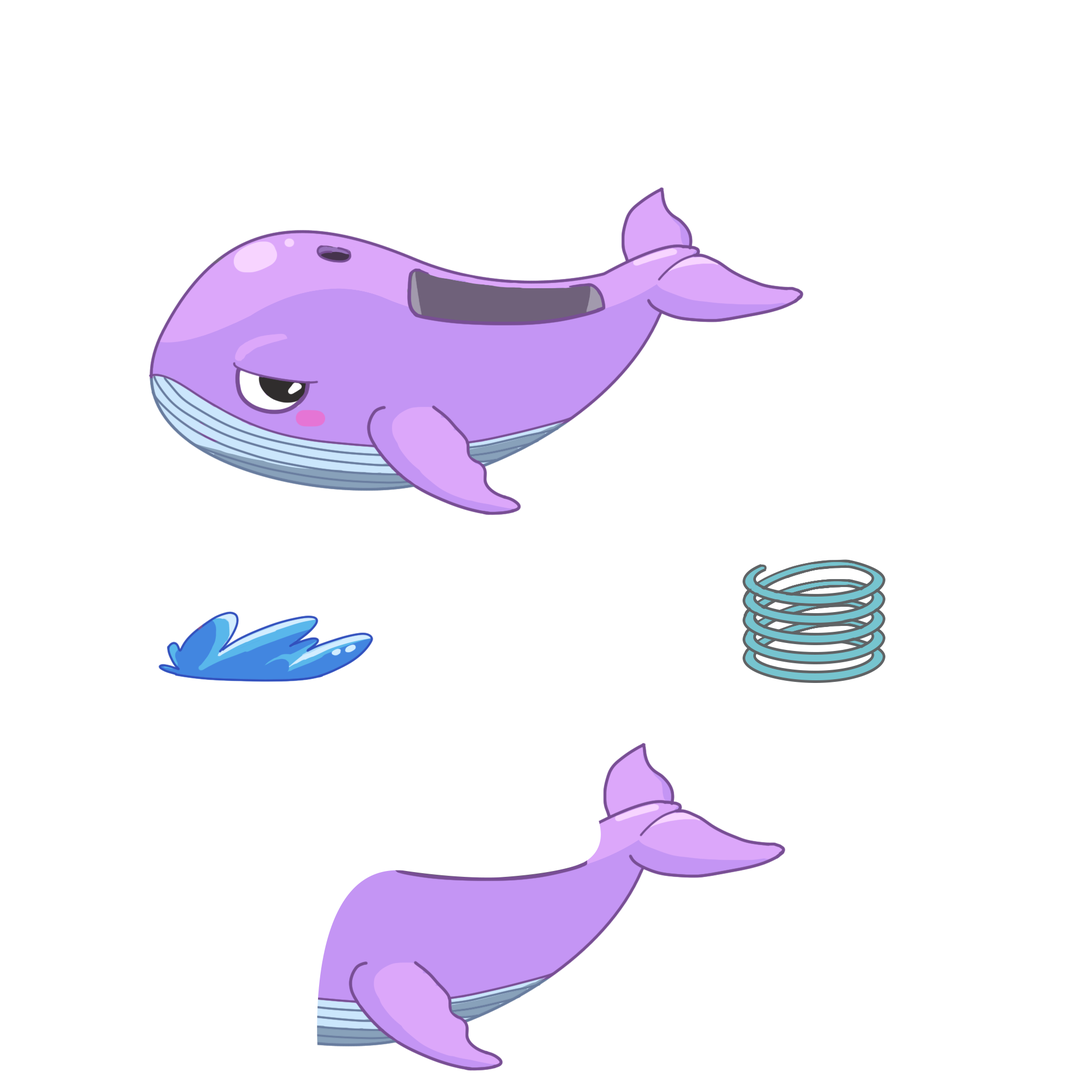
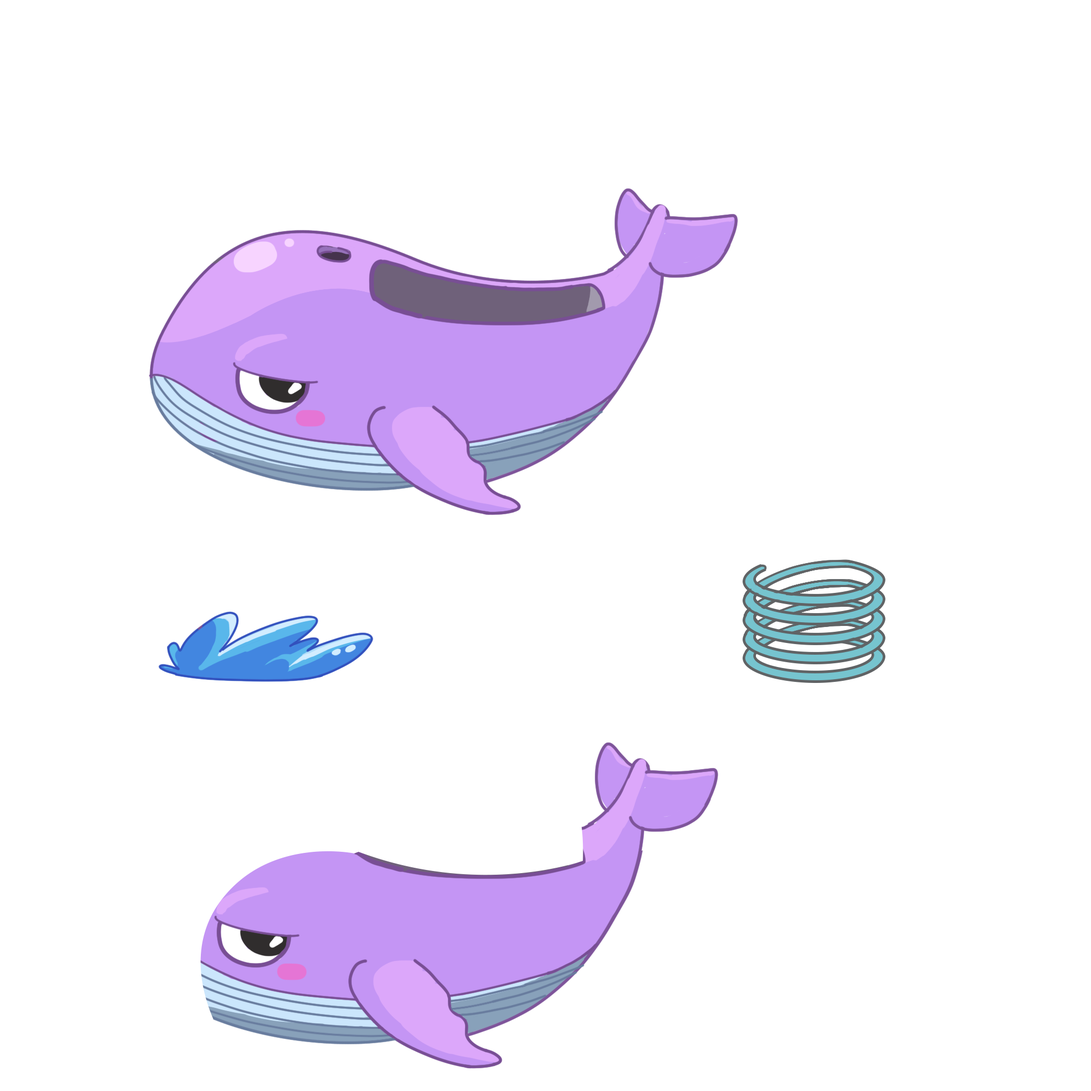
Revision of a layered 1091 × 1091 image; what changed, layer by layer:
added layer "Layer 8" above "Layer 7" over left=566, top=742, right=719, bottom=963
added layer "Layer 7" above "Layer 5" over left=200, top=850, right=644, bottom=1070
painted on "Layer 5" over left=200, top=188, right=787, bottom=1072
removed layer "Layer 3" over left=368, top=187, right=805, bottom=484
